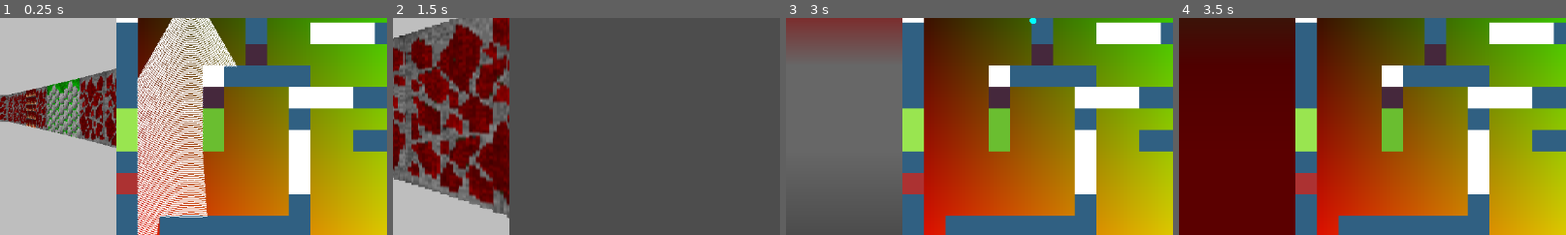
Above: before the commit, frames 1-4 (left to right).
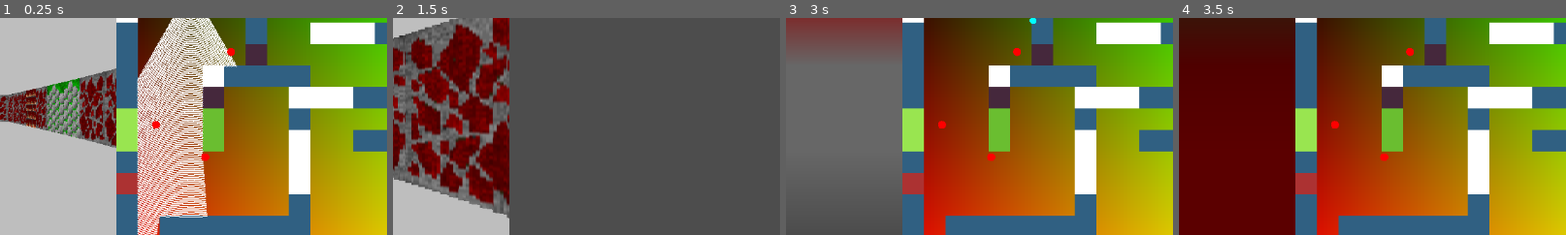
Above: after the commit, the same moments.

Repository: DiabloSerpent/doomTesting
Game: Godot game, scene res://game_window.tscn
The game is run twice, just before and just after one commit, with the same random seed, the same clock (stepped at 60 frames per second) and the same inputs.
Inputs:
- Up to frame 1 (0.25 s): no input
- Up to frame 2 (1.5 s): tap Enter at 0.5 s; hold Right 0.53-1.28 s; tap F at 0.6 s; hold S from 1.28 s (still down); tap G at 1.35 s
- Up to frame 3 (3 s): release S at 2.03 s; hold Right 2.03-2.78 s; tap F at 2.1 s; hold W from 2.78 s (still down); tap G at 2.85 s
- Up to frame 4 (3.5 s): keep holding W
The pictures show only the part of the screen within x 29-79%, y 19-69%; the shares and areas given below are measured in that part.

The runs differ from the first frame. In frame 1, 0.2% of the frame differs, in the area x 39-61%, y 13-67%; in frame 2, nothing differs; in frame 3, 0.2%; in frame 4, 0.2%.

Commit message:
Add missing lines for drawing enemies

Diff:
--- a/src/GameWindow.gd
+++ b/src/GameWindow.gd
@@ -92,6 +92,8 @@
 	Enemy.new(Vector2(5.323, 5.365)  * GRID_SCALE_UP, 1),
 	Enemy.new(Vector2(4.123, 10.265) * GRID_SCALE_UP, 1)
 ]
+
+signal enemy_update(array)
 
 
 func create_gradient_map():
@@ -157,6 +159,8 @@
 	src_tile_data.resize(WIN_W)
 	src_tile_data.fill(0)
 
+	enemy_update.emit(enemy_list)
+
 
 func _input(event):
 	if event.is_action_pressed("ui_cancel"):
